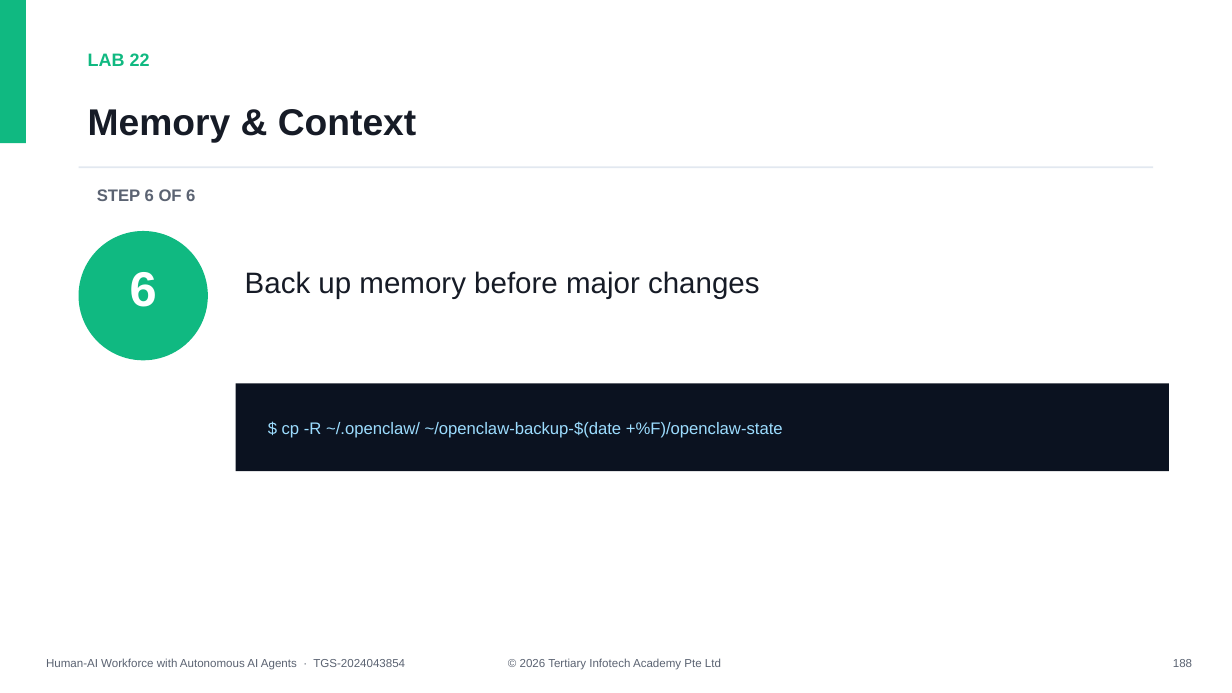
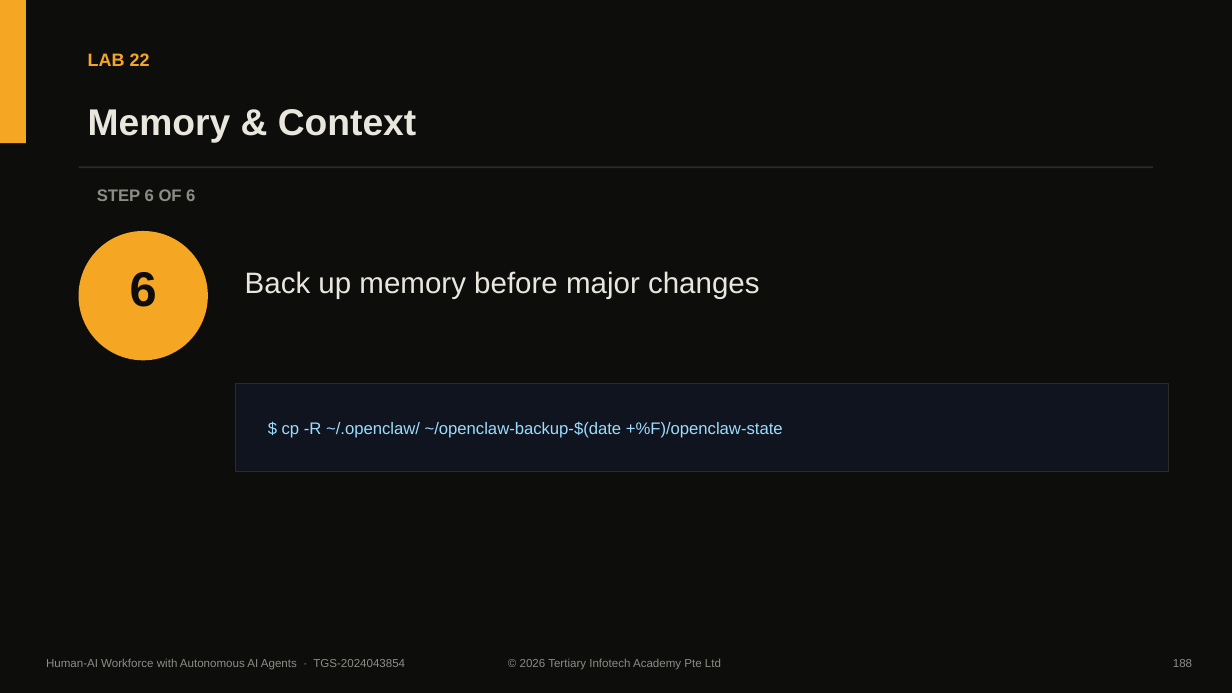
Before and after one commit to tertiarycourses/TGS-2024043854-Build-a-Human-AI-Workforce-with-Autonomous-AI-Agents, a slide deck: slide 189 of courseware/Human-AI Workforce with Autonomous AI Agents-v1.3.pptx. Drawn at 1232x693 pixels with LibreOffice and Linux fonts; fonts in the diff are those of the drawing. Boxes give left, top, right and bottom in pixels: in the first picture for what was removed or moved away, otherwise in the second. Text is boxed around its words. In the diff, an @@ line names an element or a change of style, - is before the commit and + after.

```diff
--- a/courseware/Human-AI Workforce with Autonomous AI Agents-v1.3.pptx
+++ b/courseware/Human-AI Workforce with Autonomous AI Agents-v1.3.pptx
@@ rectangle at bbox=[0, 0, 26, 143]: fill #10B981 to #F5A623 @@
@@ rectangle added at bbox=[0, 0, 1232, 693], fill #0D0E0B @@
@@ text "LAB 22" at bbox=[88, 53, 150, 66]: text colour #10B981 to #F5A623 @@
@@ text "Memory & Context" at bbox=[88, 109, 416, 143]: text colour #161B26 to #E8E6DD @@
@@ rectangle at bbox=[79, 166, 1153, 168]: fill #E2E8F0 to #2A2C28 @@
@@ ellipse at bbox=[79, 231, 208, 360]: fill #10B981 to #F5A623 @@
@@ text "Back up memory before major ..." at bbox=[245, 271, 760, 299]: text colour #161B26 to #E8E6DD @@
@@ text "6" at bbox=[130, 272, 157, 307]: text colour #FFFFFF to #0D0E0B @@
@@ rectangle at bbox=[236, 384, 1169, 471]: fill #0B1220 to #10141E; outline none to #2A2C28 1 pt @@
@@ text colour #5B6372 to #8A8D86 in 4 elements at bbox=[97, 189, 195, 201], bbox=[46, 658, 405, 670], bbox=[520, 658, 721, 670], bbox=[1173, 659, 1192, 667] @@
```
Also in this commit, not shown: 174 other slides changed, 8 other files.
